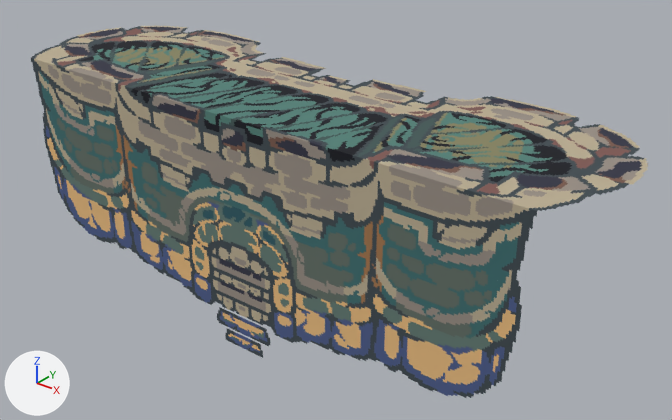
A saved change to the glTF model balanca/public/voxel/buildings/blue/Castle.glb.
Both versions are drawn from a 50 mm camera at (261.0, -258.0, 249.0) aimed at (11.0, 55.0, 55.0). Lighting does not change. The marker at lower left points along +X, +Y and +Z. The first picture is the older version. Where no turn or scale is listed for an object, it has been applied to the vertices. Vertices at exactly the same position are counted once.

Before the edit, the objects in view are built like this:
```python
mat_paleta = bpy.data.materials.new('paleta')
mat_paleta.use_nodes = True; mat_paleta.node_tree.nodes.clear()
_N = mat_paleta.node_tree.nodes; _L = mat_paleta.node_tree.links
n0 = _N.new('ShaderNodeBsdfPrincipled'); n0.name = 'Principled BSDF'
n0.inputs[2].default_value = 1.0  # 'Roughness'
n1 = _N.new('ShaderNodeOutputMaterial'); n1.name = 'Material Output'
n2 = _N.new('ShaderNodeTexImage'); n2.name = 'Image Texture'
n2.image = img_image_0
n2.interpolation = 'Closest'
n2.extension = 'EXTEND'
n3 = _N.new('ShaderNodeMapping'); n3.name = 'Mapping'
n3.inputs[1].default_value = (0.0294, 0.5, 0.0)  # 'Location'
n3.inputs[3].default_value = (15.06, 0.0, 1.0)  # 'Scale'
n4 = _N.new('ShaderNodeUVMap'); n4.name = 'UV Map'
n4.uv_map = 'UVMap'
_L.new(n0.outputs[0], n1.inputs[0])  # 'BSDF' to 'Surface'
_L.new(n2.outputs[0], n0.inputs[0])  # 'Color' to 'Base Color'
_L.new(n3.outputs[0], n2.inputs[0])  # 'Vector' to 'Vector'
_L.new(n4.outputs[0], n3.inputs[0])  # 'UV' to 'Vector'
me_mesh_0 = bpy.data.meshes.new('Mesh_0')
me_mesh_0.from_pydata(...)  # 13929 vertices, 14096 faces; spans x 0.0..312.0, y -94.0..0.0, z 0.0..114.0
me_mesh_0.materials.append(mat_paleta)
ob_mesh_0 = bpy.data.objects.new('Mesh_0', me_mesh_0)
ob_mesh_0.location = (-156.0, 94.0, 0.0)
```
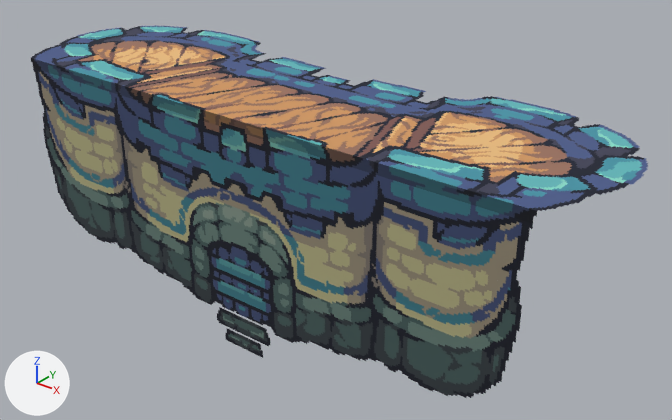
Changed parts and their boxes (x1, y1, x2, y2) in the pictures (672 x 420 px; the box of a moved part takes in the faces that stretch with it):
'Mesh_0', surface changed
    both: (31, 25, 648, 398)
part 1 of me_mesh_0, moved or reshaped
    before: (34, 65, 534, 241)
    after: (32, 61, 534, 257)
part 2 of me_mesh_0, surface changed
    both: (31, 25, 648, 398)

What changed in the scene script:
```text
Change mat_paleta:
    where n3 = _N.new('ShaderNodeMapping'); n3.name = 'Mapping'
    n3.inputs[1].default_value: (0.0294, 0.5, 0.0) -> (0.0098, 0.5, 0.0)  # 'Location'
Change me_mesh_0:
    used by ob_mesh_0; location = (-156.0, 94.0, 0.0)
    remove me_mesh_0.from_pydata(...)  # 13929 vertices, 14096 faces; spans x 0.0..312.0, y -94.0..0.0, z 0.0..114.0
    add me_mesh_0.from_pydata(...)  # 13934 vertices, 14116 faces; spans x 0.0..312.0, y -94.0..0.0, z 0.0..114.0
    me_mesh_0 part 1: 2 vertices moved from x 191.0..194.0, y -94.0, z 107.0 to x 191.0..194.0, y -94.0, z 109.0; 93 vertices removed from x 19.0..293.0, y -94.0, z 95.0..108.0; 98 vertices added at x 17.0..295.0, y -94.0, z 99.0..109.0
    me_mesh_0 part 2: 10013 kept faces spanning x 0.0..312.0, y -94.0..0.0, z 0.0..114.0 get new texture (UV) coordinates
```
